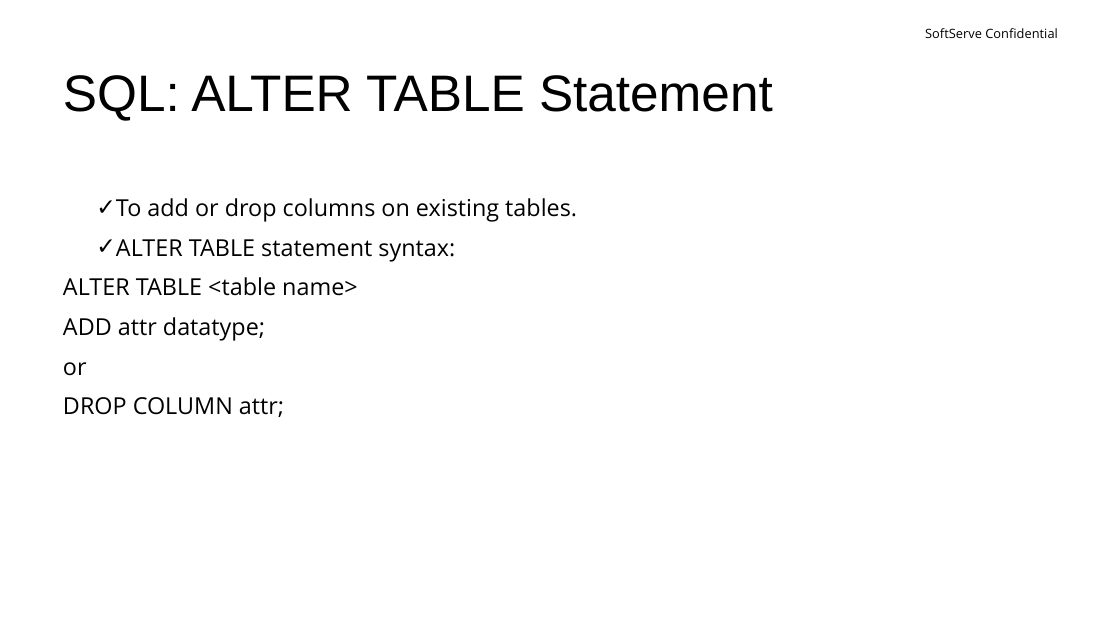
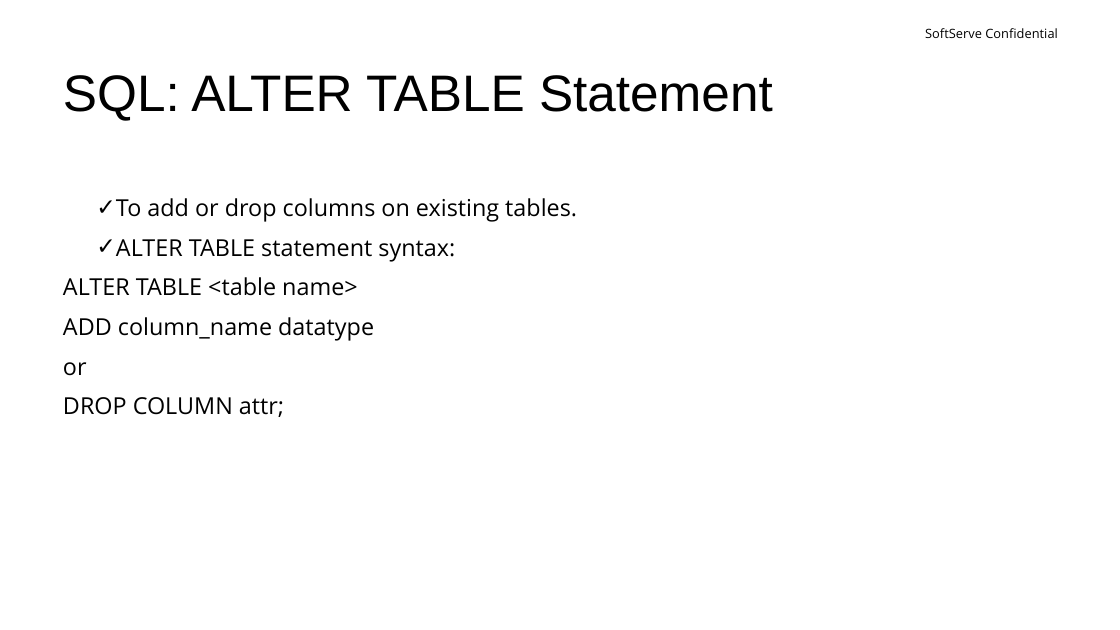
Before and after one commit to yuriimartynenko/softserve, a slide deck: slide 12 of presentation/sql.pptx. Drawn at 1120x630 pixels with LibreOffice and Linux fonts; fonts in the diff are those of the drawing; background and template pictures are left out. Boxes give left, top, right and bottom in pixels: in the first picture for what was removed or moved away, otherwise in the second. Text is boxed around its words. In the diff, an @@ line names an element or a change of style, - is before the commit and + after.

```diff
--- a/presentation/sql.pptx
+++ b/presentation/sql.pptx
@@ text at (x1=63, y1=317, x2=374, y2=341): text changed @@
-ADD attr datatype;
+ADD column_name datatype
```
Also in this commit, not shown: 8 other slides changed.
